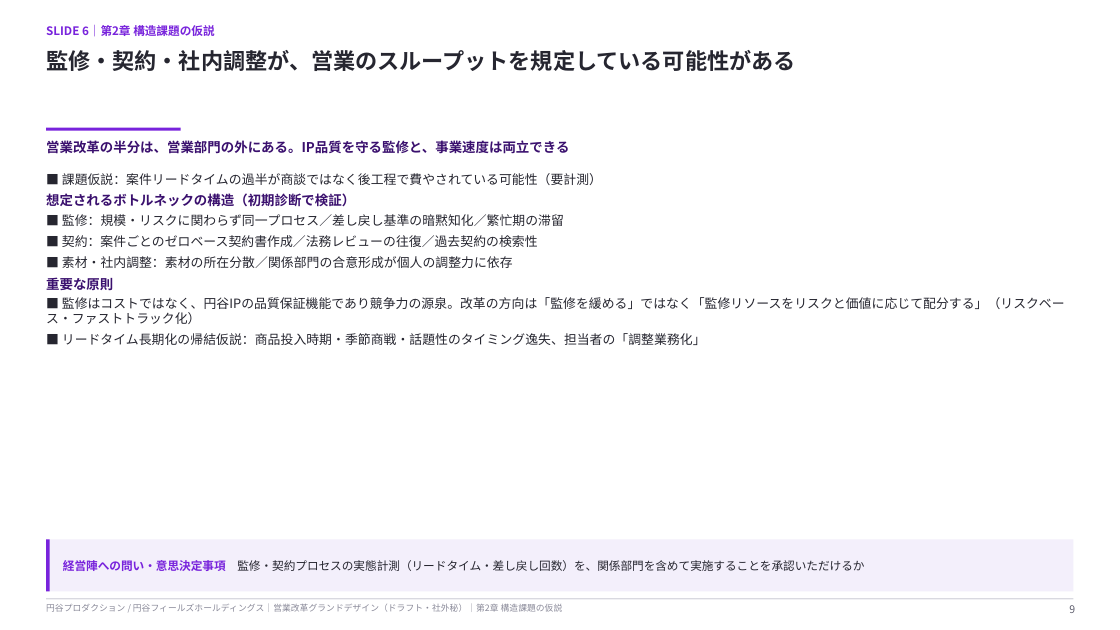
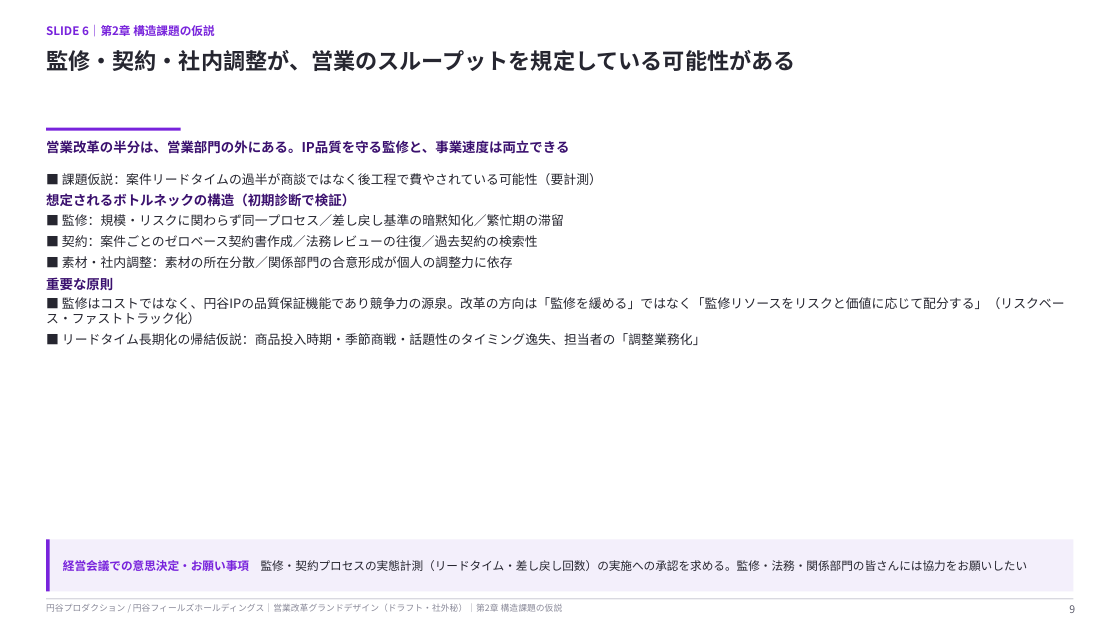
Before and after one commit to hayatoshintani-spe/kessho-lens, a slide deck: slide 9 of docs/営業改革グランドデザイン_円谷.pptx. Drawn at 1120x630 pixels with LibreOffice and Linux fonts; fonts in the diff are those of the drawing. Boxes give left, top, right and bottom in pixels: in the first picture for what was removed or moved away, otherwise in the second. Text is boxed around its words. In the diff, an @@ line names an element or a change of style, - is before the commit and + after.

```diff
--- a/docs/営業改革グランドデザイン_円谷.pptx
+++ b/docs/営業改革グランドデザイン_円谷.pptx
@@ text at box(63, 560, 1028, 571): text changed @@
-経営陣への問い・意思決定事項 監修・契約プロセスの実態計測（リードタイム・差し戻し回数）を、関係部門を含めて実施することを承認いただけるか
+経営会議での意思決定・お願い事項 監修・契約プロセスの実態計測（リードタイム・差し戻し回数）の実施への承認を求める。監修・法務・関係部門の皆さんには協力をお願いしたい
```
Also in this commit, not shown: 26 other slides changed, 1 other file.
